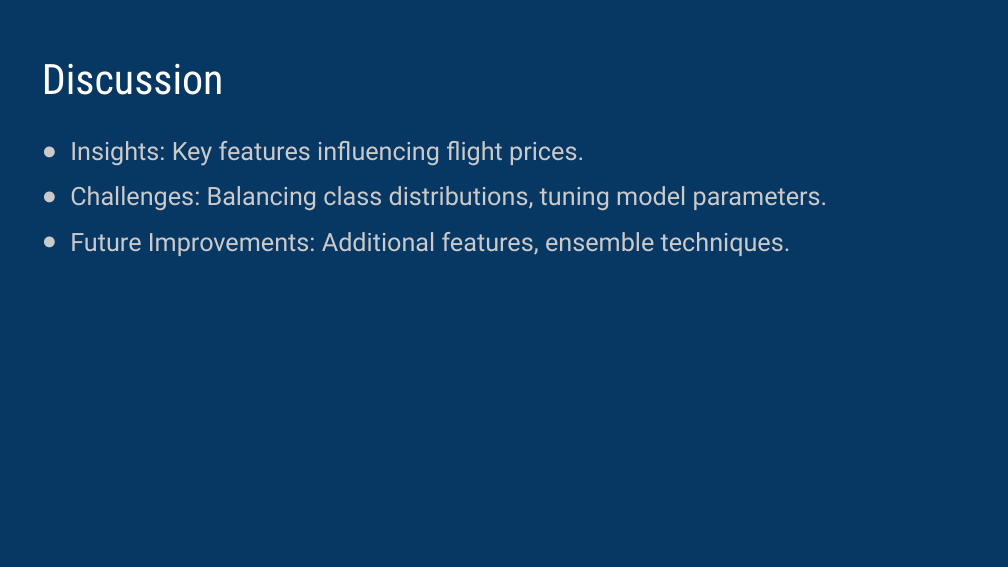
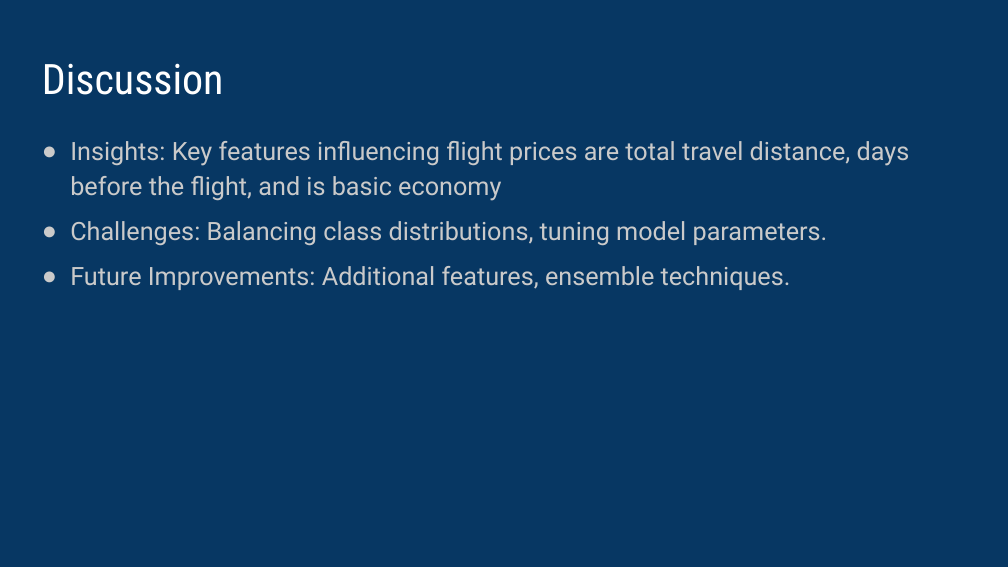
Before and after one commit to vipvivek15/CMPE_255_Final_Project, a slide deck: slide 15 of Final_presentation.pptx (slide 14 before the commit). Drawn at 1008x567 pixels with LibreOffice and Linux fonts; fonts in the diff are those of the drawing. Boxes give left, top, right and bottom in pixels: in the first picture for what was removed or moved away, otherwise in the second. Text is boxed around its words. In the diff, an @@ line names an element or a change of style, - is before the commit and + after.

```diff
--- a/Final_presentation.pptx
+++ b/Final_presentation.pptx
@@ text at bbox=[70, 141, 910, 201]: text changed @@
-● Insights: Key features influencing flight prices.
+● Insights: Key features influencing flight prices are total travel distance, days before the flight, and is basic economy
```
Also in this commit, not shown: 11 other slides changed, 2 slides added, 1 slide removed.
